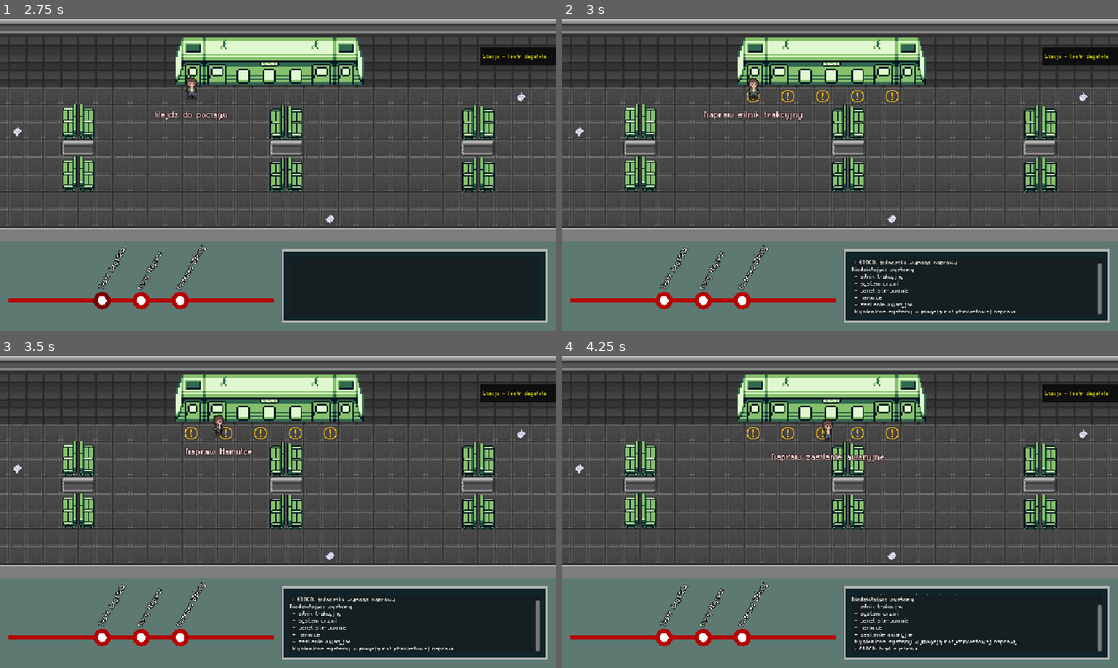
Above: before the commit, frames 1-4 (two rows, left to right).
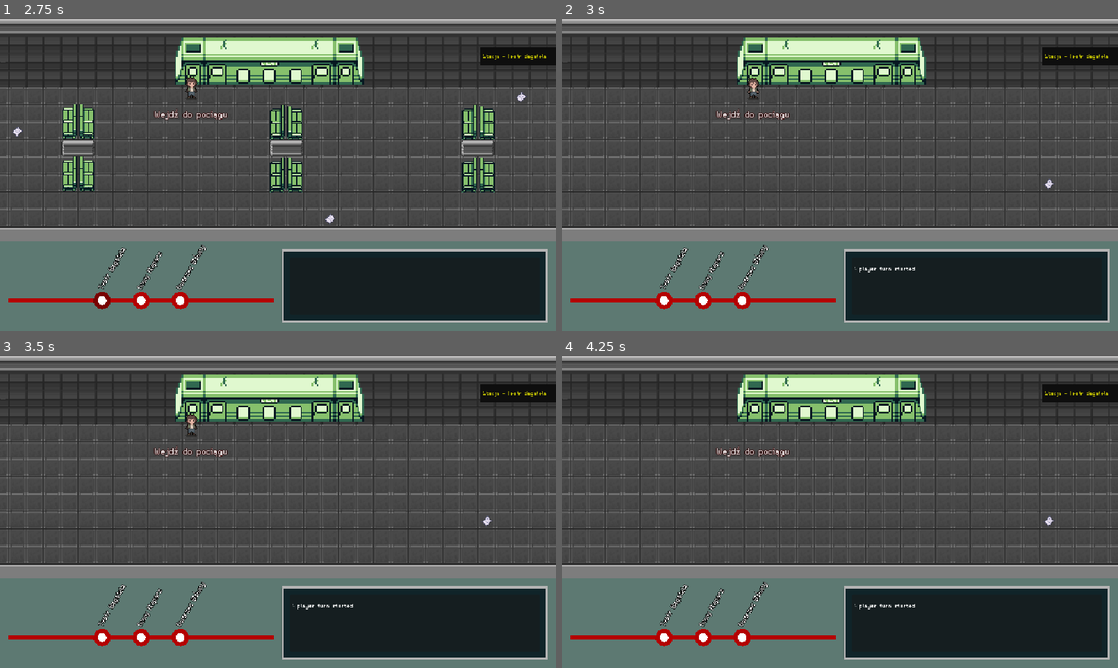
Above: after the commit, the same moments.

Repository: AlbertPec/TGK-2026
Game: Godot game, scene res://van_buren.tscn
Two runs of this game, one before a commit and one after it. Both use one fixed random seed, a clock stepped at 60 frames per second and the inputs below.
Inputs (mouse positions are in pixels of both pictures, inside the frame that each line leads up to):
- Up to frame 1 (2.75 s): click (100, 299) at 0.52 s; click (100, 299) at 1.27 s; click (100, 299) at 2.02 s
- Up to frame 2 (3 s): tap Enter at 2.75 s; move the mouse to (962, 158) at 2.77 s; hold E (interact) from 2.78 s (still down)
- Up to frame 3 (3.5 s): keep holding E (interact); click (400, 495) at 3.05 s
- Up to frame 4 (4.25 s): move the mouse to (728, 527) at 3.52 s; release E (interact) at 3.53 s; click (728, 527) at 3.6 s; tap E (interact) at 3.8 s

Frame 1 is identical in both runs. In frame 2, 4.9% of the frame differs, in the area x 2-98%, y 23-95%; in frame 3, 5.0%; in frame 4, 5.1%, in the area x 2-98%, y 20-95%.

Commit message:
Add turn mechanism

Diff:
--- a/controllers/grid_movement_controller.gd
+++ b/controllers/grid_movement_controller.gd
@@ -70,13 +70,11 @@
 			continue
 
 		var candidate_path := astar_grid.get_id_path(start, candidate).slice(1)
-		if candidate_path.is_empty():
-			continue
-		if max_move_distance >= 0 and candidate_path.size() > max_move_distance:
-			continue
 
 		if best_path.is_empty() or candidate_path.size() < best_path.size():
 			best_path = candidate_path
+
+	best_path = best_path.slice(0, max_move_distance)
 
 	if best_path.is_empty():
 		return false
--- a/enemy/enemy.gd
+++ b/enemy/enemy.gd
@@ -6,6 +6,8 @@
 @onready var detection_area = $detection_area
 @onready var animated_sprite: AnimatedSprite2D = $AnimatedSprite2D
 @onready var detection_shape: CollisionShape2D = $detection_area/CollisionShape2D
+
+var player_entity: Entity
 
 func _apply_enemy_type_config() -> void:
 	if enemy_type == null:
@@ -19,6 +21,8 @@
 		area_shape.radius = enemy_type.detection_radius
 
 	grid_movement.movement_speed = enemy_type.movement_speed
+	grid_movement.set_max_move_distance(enemy_type.max_move_distance)
+	log_name = enemy_type.display_name
 
 func _play_animation(animation_name: StringName) -> void:
 	if animated_sprite.sprite_frames == null:
@@ -32,15 +36,44 @@
 	setup_entity()
 	spawn(spawn_grid_cell)
 	_apply_enemy_type_config()
+	_resolve_player_entity()
 	detection_area.monitoring = true
 
+func _on_turn_started(active_entity: Entity) -> void:
+	super._on_turn_started(active_entity)
+	if active_entity != self:
+		return
+
+	# to-do: move AI to separate place
+	var target_cell := grid_movement.global_to_tile(player_entity.global_position)
+	grid_movement.move_possible_closest_to(global_position, target_cell)
+
+func _resolve_player_entity() -> void:
+	var player_nodes := get_tree().get_nodes_in_group("players")
+	if player_nodes.is_empty():
+		player_entity = null
+		return
+
+	player_entity = player_nodes[0] as Entity
+
 func _physics_process(_delta: float) -> void:
-	move_and_update_facing() # to do: do wydzielenia do managera walki
+	if not is_turn_active:
+		_play_animation(enemy_type.idle_animation if enemy_type != null else &"idle")
+		return
+
+	if not grid_movement.has_path_to_travel():
+		_play_animation(enemy_type.idle_animation if enemy_type != null else &"idle")
+		end_turn()
+		return
+
+	move_and_update_facing()
 
 	if grid_movement.has_path_to_travel():
 		_play_animation(enemy_type.move_animation if enemy_type != null else &"move")
 	else:
 		_play_animation(enemy_type.idle_animation if enemy_type != null else &"idle")
+		end_turn() # to-do: change when implemented other fight actions
+
 
 func on_board_changed() -> void:
 	super.on_board_changed()
@@ -49,7 +82,3 @@
 func _on_detection_area_body_entered(body: Node2D) -> void:
 	if not body.is_in_group("players") or body == null:
 		return
-
-	# to do: remove when turn system
-	var target_cell := grid_movement.global_to_tile(body.global_position)
-	grid_movement.move_possible_closest_to(global_position, target_cell)
--- a/enemy/enemy_type_config.gd
+++ b/enemy/enemy_type_config.gd
@@ -7,3 +7,4 @@
 @export var move_animation: StringName = &"move"
 @export var movement_speed: float = 1.0
 @export var detection_radius: float = 96.0
+@export var max_move_distance: float = 3
--- a/enemy/types/pigeon.tres
+++ b/enemy/types/pigeon.tres
@@ -7,3 +7,5 @@
 script = ExtResource("1_config")
 display_name = "Pigeon"
 sprite_frames = ExtResource("2_frames")
+movement_speed = 2.5
+max_move_distance = 5.0
--- a/enemy/types/scavenger.tres
+++ b/enemy/types/scavenger.tres
@@ -7,4 +7,3 @@
 script = ExtResource("1_config")
 display_name = "ScavengerPigeon"
 sprite_frames = ExtResource("2_frames")
-movement_speed = 1.6
--- a/entity/entity.gd
+++ b/entity/entity.gd
@@ -3,11 +3,15 @@
 
 const ENTITY_GROUP := "entities"
 
+signal turn_finished(entity: Entity)
+
 @export var visual_node_path: NodePath
 @export var facing_right_by_default: bool = true
+@export var log_name: String = "unknown name"
 
 var grid_movement := GridMovementController.new()
 var previous_position: Vector2;
+var is_turn_active: bool = false
 
 var _visual_node: Node2D
 
@@ -24,6 +28,7 @@
 
 func spawn_with_marker_and_change_navigation(spawn_marker: Marker2D) -> void:
 	global_position = spawn_marker.position
+	previous_position = global_position
 	setup_navigation()
 
 func setup_navigation() -> bool:
@@ -36,9 +41,20 @@
 
 func move_and_update_facing() -> bool:
 	previous_position = global_position
+	var has_path := grid_movement.has_path_to_travel()
 	var did_move := grid_movement.move_body(self)
 	_update_facing()
 	return did_move
+
+func _on_turn_started(active_entity: Entity) -> void:
+	is_turn_active = active_entity == self
+
+func end_turn() -> void:
+	if not is_turn_active:
+		return
+
+	is_turn_active = false
+	turn_finished.emit(self)
 
 func on_board_changed() -> void:
 	stop_movement()
--- /dev/null
+++ b/fight_mechanics/turn_mechanism.gd
@@ -0,0 +1,120 @@
+extends Node
+class_name TurnMechanism
+
+signal turn_started(entity: Entity)
+signal turn_finished(entity: Entity)
+
+var _entities: Array[Entity] = []
+var _current_turn_index: int = -1
+var _current_entity: Entity = null
+var _turn_active: bool = false
+
+func _ready() -> void:
+	refresh_entities()
+
+func refresh_entities() -> void:
+	_disconnect_entities()
+	_entities = _collect_entities()
+	_current_turn_index = _clamp_turn_index(_current_turn_index)
+
+	for entity in _entities:
+		var started_callable := Callable(entity, "_on_turn_started")
+		if not turn_started.is_connected(started_callable):
+			turn_started.connect(started_callable)
+
+		var finished_callable := Callable(self, "_on_entity_turn_finished")
+		if not entity.turn_finished.is_connected(finished_callable):
+			entity.turn_finished.connect(finished_callable)
+
+func start_turn_cycle() -> void:
+	if _entities.is_empty():
+		_turn_active = false
+		_current_entity = null
+		_current_turn_index = -1
+		return
+
+	_turn_active = true
+	_current_turn_index = _clamp_turn_index(_current_turn_index)
+
+	_start_current_turn()
+
+func reset_turn_cycle() -> void:
+	_turn_active = false
+	_current_turn_index = -1
+	_current_entity = null
+	for entity in _entities:
+		entity._on_turn_started(null)
+
+func _start_current_turn() -> void:
+	if _entities.is_empty():
+		_current_entity = null
+		_turn_active = false
+		return
+
+	_current_turn_index = _clamp_turn_index(_current_turn_index)
+	_current_entity = _entities[_current_turn_index]
+	turn_started.emit(_current_entity)
+	log_turn(_current_entity)
+
+func log_turn(entity) -> void:
+	GlobalSignals.emit_signal("change_textbox_text", entity.log_name + " turn started")
+
+func _on_entity_turn_finished(entity: Entity) -> void:
+	if not _turn_active:
+		return
+	if entity == null or entity != _current_entity:
+		return
+
+	turn_finished.emit(entity)
+	_advance_turn()
+
+func _advance_turn() -> void:
+	if _entities.is_empty():
+		reset_turn_cycle()
+		return
+
+	_current_turn_index = (_current_turn_index + 1) % _entities.size()
+	_start_current_turn()
+
+func _collect_entities() -> Array[Entity]:
+	var collected: Array[Entity] = []
+	var tree := get_tree()
+	if tree == null:
+		return collected
+
+	for node in tree.get_nodes_in_group(Entity.ENTITY_GROUP):
+		var entity := node as Entity
+		if entity == null:
+			continue
+		collected.append(entity)
+
+	collected.sort_custom(func(left: Entity, right: Entity) -> bool:
+		var left_is_player := left.is_in_group("players")
+		var right_is_player := right.is_in_group("players")
+		if left_is_player != right_is_player:
+			return left_is_player
+		return left.get_index() < right.get_index()
+	)
+	return collected
+
+func _disconnect_entities() -> void:
+	for entity in _entities:
+		if entity == null:
+			continue
+
+		var started_callable := Callable(entity, "_on_turn_started")
+		if turn_started.is_connected(started_callable):
+			turn_started.disconnect(started_callable)
+
+		var finished_callable := Callable(self, "_on_entity_turn_finished")
+		if entity.turn_finished.is_connected(finished_callable):
+			entity.turn_finished.disconnect(finished_callable)
+
+		entity._on_turn_started(null)
+
+func _clamp_turn_index(value: int) -> int:
+	if value < 0:
+		return 0
+	if value >= _entities.size():
+		return value % _entities.size()
+	return value
--- a/player/interacting_component.gd
+++ b/player/interacting_component.gd
@@ -1,6 +1,6 @@
 extends Node2D
 @onready var interact_label: Label = $InteractLabel
-var current_interactions := []
+@onready var current_interactions := []
 var can_interact := true
 
 
--- a/player/player.gd
+++ b/player/player.gd
@@ -4,15 +4,23 @@
 @export var max_move_distance: int = -1
 @export var can_move: bool = true
 
+@onready var PLAYER_LOG_NAME = "player"
+
 @onready var animated_sprite: AnimatedSprite2D = $AnimatedSprite2D
 var animation_variant = "front"
 
 func _ready() -> void:
 	setup_entity()
-	grid_movement.set_max_move_distance(-1) # start in idle - have infinite move - todo: change this init
+	log_name = PLAYER_LOG_NAME
+	grid_movement.set_max_move_distance(max_move_distance) # start in idle - have infinite move - todo: change this init
+
+func _on_turn_started(active_entity: Entity) -> void:
+	super._on_turn_started(active_entity)
+	if active_entity != self:
+		return
 
 func _input(event: InputEvent) -> void:
-	if event.is_action_pressed("move") == false or not can_move:
+	if event.is_action_pressed("move") == false or not can_move or not is_turn_active:
 		return
 
 	if not grid_movement.has_path_to_travel():
@@ -37,6 +45,16 @@
 	else:
 		animated_sprite.play("idle_" + animation_variant)
 
+func available_actions_left() -> bool:
+	return grid_movement.has_path_to_travel() # to-do: change when implemented non-movement actions
+
 func _physics_process(_delta: float) -> void:
-	move_and_update_facing()
+	if not is_turn_active:
+		manage_animations()
+		return
+
+	var moved = move_and_update_facing()
 	manage_animations()
+
+	if not available_actions_left() and moved: # to-do: change when implementing other actions
+		end_turn()
--- a/van_buren.tscn
+++ b/van_buren.tscn
@@ -5,6 +5,7 @@
 [ext_resource type="Script" uid="uid://cdy01udbeauyi" path="res://player/player.gd" id="3_kqt35"]
 [ext_resource type="PackedScene" uid="uid://dibka6g8ih7ef" path="res://board/tile_map_nowy_kleparz.tscn" id="4_kqt35"]
 [ext_resource type="PackedScene" uid="uid://bh1f7g65dyi6s" path="res://UI/heads_up_display.tscn" id="5_tbmg4"]
+[ext_resource type="Script" path="res://fight_mechanics/turn_mechanism.gd" id="6_turn1"]
 
 [node name="Game" type="Node2D" unique_id=1240663828]
 
@@ -12,6 +13,9 @@
 script = ExtResource("1_kqt35")
 
 [node name="Board" parent="World" unique_id=71600981 instance=ExtResource("4_kqt35")]
+
+[node name="TurnMechanism" type="Node" parent="World" unique_id=181918274]
+script = ExtResource("6_turn1")
 
 [node name="Player" parent="World" unique_id=482956824 groups=["players"] instance=ExtResource("2_lamf8")]
 script = ExtResource("3_kqt35")
--- a/world/game_state.gd
+++ b/world/game_state.gd
@@ -1,4 +1,4 @@
 extends Node
 
-var train_puzzle_fixed = false
-var train_puzzle_interacted = false
+var train_puzzle_fixed = true
+var train_puzzle_interacted = true
--- a/world/world.gd
+++ b/world/world.gd
@@ -2,6 +2,7 @@
 
 @onready var board = $Board
 @onready var player = $Player
+@onready var turn_mechanism: TurnMechanism = $TurnMechanism
 
 var entered_train = false
 var current_board_scene_path := ""
@@ -14,6 +15,9 @@
 }
 
 func change_board(path_to_scene: String):
+	if turn_mechanism:
+		turn_mechanism.reset_turn_cycle()
+
 	if board:
 		remove_child(board)
 
@@ -30,13 +34,13 @@
 	_connect_board_signal(board)
 	await get_tree().process_frame # waits for tree to refresh
 	set_player_at_spawn_point()
+	_refresh_turn_mechanism()
 	player.z_index = 100 # put player above the board - without it, player is invisible
 
 func _connect_board_signal(target_board: Node) -> void:
 	var train_entered_callback := Callable(self, "_on_train_entered")
 	if not target_board.is_connected("train_entered", train_entered_callback):
 		target_board.connect("train_entered", train_entered_callback)
-
 
 func set_player_at_spawn_point():
 	player.stop_movement()
@@ -58,6 +62,7 @@
 		board_cache[current_board_scene_path] = board
 	_connect_board_signal(board)
 	set_player_at_spawn_point()
+	_refresh_turn_mechanism()
 
 func _on_hud_ui_station_chosen(station_id: Variant) -> void:
 	if entered_train:
@@ -68,3 +73,10 @@
 			set_player_at_spawn_point()
 			player.z_index = 100
 		entered_train = false
+
+func _refresh_turn_mechanism() -> void:
+	if turn_mechanism == null:
+		return
+
+	turn_mechanism.refresh_entities()
+	turn_mechanism.start_turn_cycle()
Not shown: 1 places in enemy/configs/pigeon_frames.tres that only renumber resources
Not shown: 1 places in enemy/configs/scavenger_frames.tres that only renumber resources
Not shown: 1 places in enemy/enemy.tscn that only renumber resources
Not shown, added: fight_mechanics/turn_mechanism.gd.uid
Not shown: 1 places in player/player.tscn that only renumber resources
